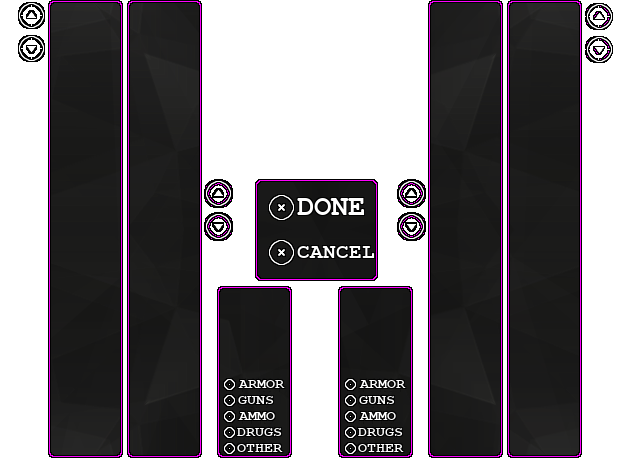
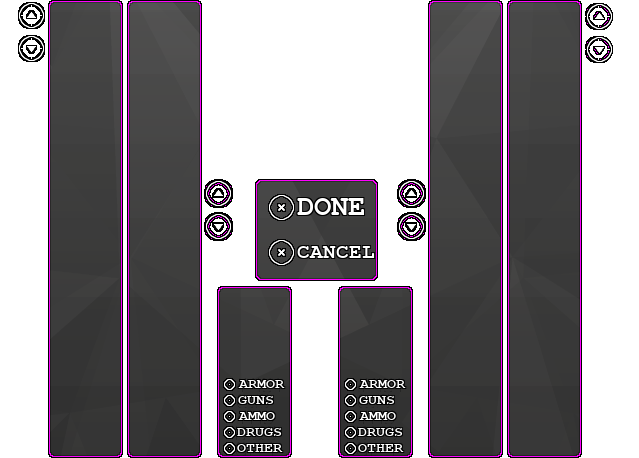
Two versions of the same layered image (639px x 458px). Layer-by-layer changes:
renamed "graphite_pattern_K.png" to "graphite_pattern.png copy", moved it above "BLACK", painted on it over [50, 2, 580, 456]
removed layer "graphite_pattern.png" (was 75%) from group "Layer Group" over [50, 2, 580, 456]